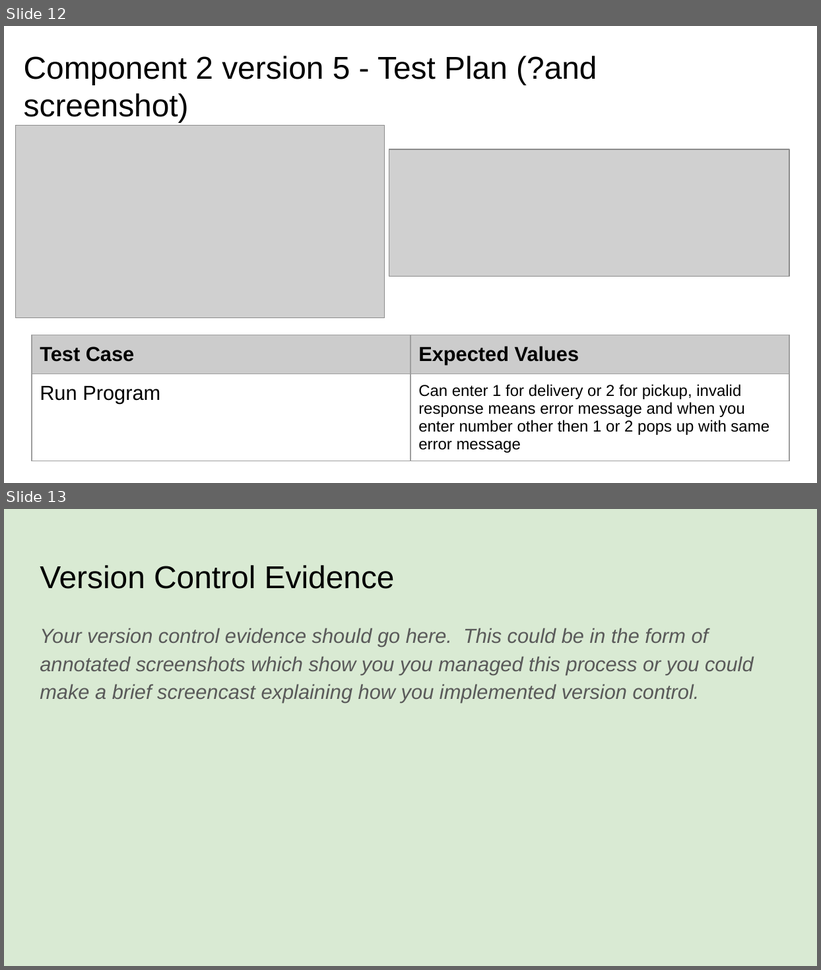
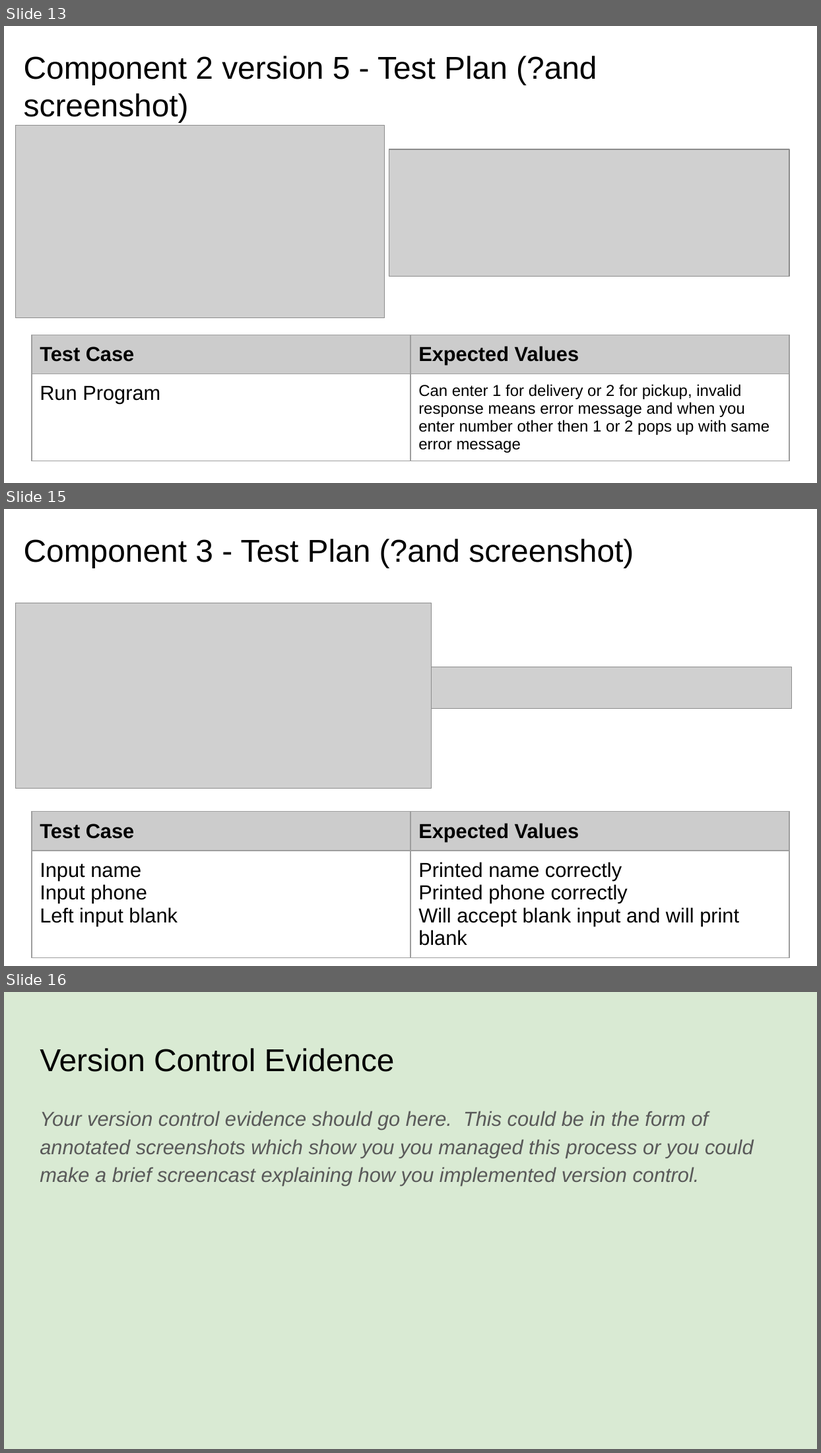
Before and after one commit to randombrunch/Pizza_Bot, a slide deck: 022_91893+_+91897+Documentation.pptx. Shown one above the other, each under a label of ours: slides 12 and 13 before the commit, slides 13, 15 and 16 after it; the slides between them are not shown. The pictures are 821x970 and 821x1453 pixels, drawn with LibreOffice and Linux fonts; fonts in the diff are those of the drawing; grey boxes stand for pictures. Boxes give left, top, right and bottom in pixels: in the first picture for what was removed or moved away, otherwise in the second. Text is boxed around its words. In the diff, an @@ line names an element or a change of style, - is before the commit and + after.

Commit message:
Created version 1 of pickup function
Basic instructions and input for name and phone number

```diff
--- a/022_91893+_+91897+Documentation.pptx
+++ b/022_91893+_+91897+Documentation.pptx
@@ slide 15 added at bbox=[4, 509, 817, 966], background #FFFFFF @@
@@ title added at bbox=[24, 539, 634, 568], 28 pt, text #000000 @@
+Component 3 - Test Plan (?and screenshot)
@@ picture added at bbox=[15, 603, 431, 789] @@
@@ picture added at bbox=[431, 667, 791, 708] @@
@@ table added at bbox=[32, 813, 789, 966], 2 rows, 2 columns @@
+Test Case | Expected Values
+Input name / Input phone / Left input blank | Printed name correctly / Printed phone correctly / Will accept blank input and will print blank
@@ what was slide 12 is now slide 13 @@
@@ what was slide 13 is now slide 16 @@
```
Also in this commit, not shown: 1 slide changed, 2 other slides added, 1 other file.
